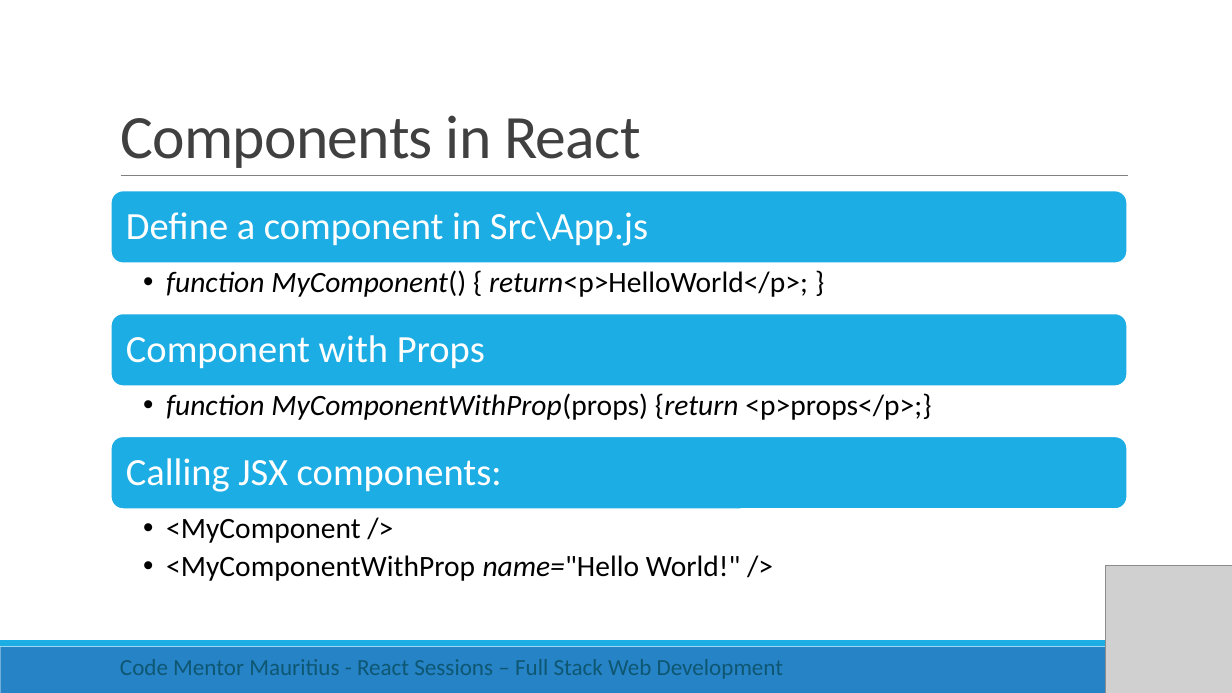
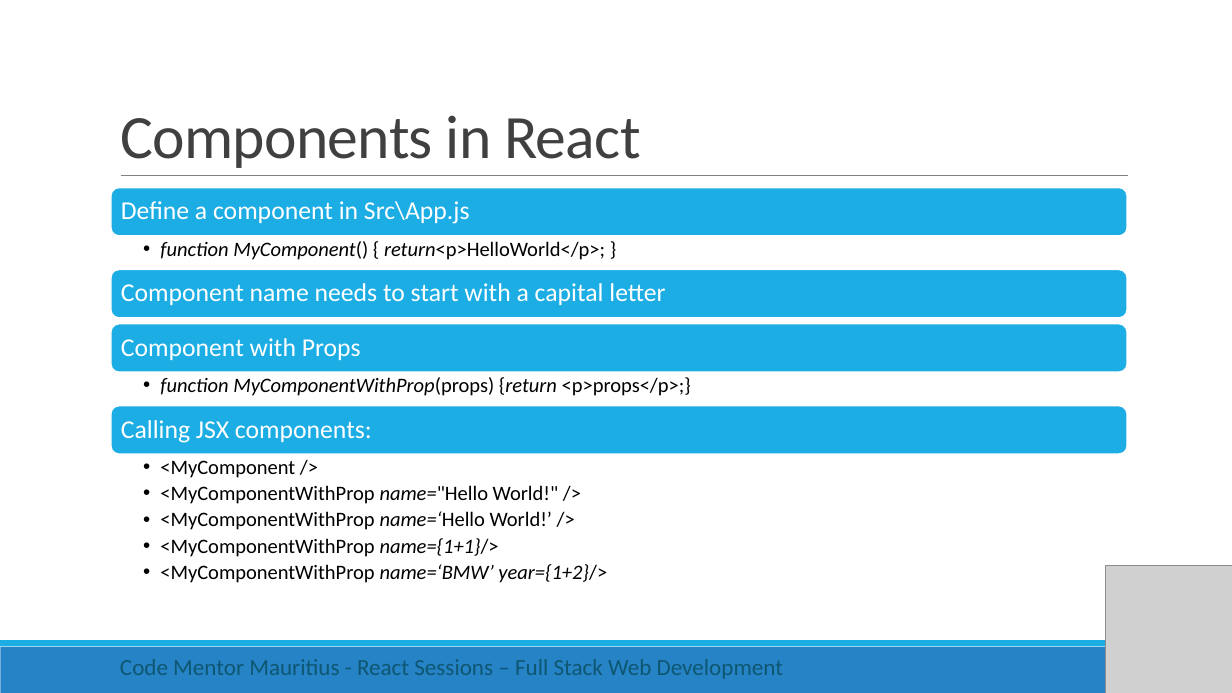
Before and after one commit to rishigujadhur1/Slides, a slide deck: slide 7 of React/React Session 1.pptx (slide 5 before the commit). Drawn at 1232x693 pixels with LibreOffice and Linux fonts; fonts in the diff are those of the drawing; grey boxes stand for pictures. Boxes give left, top, right and bottom in pixels: in the first picture for what was removed or moved away, otherwise in the second. Text is boxed around its words. In the diff, an @@ line names an element or a change of style, - is before the commit and + after.

Commit message:
Updated slides

```diff
--- a/React/React Session 1.pptx
+++ b/React/React Session 1.pptx
@@ rounded rectangle: place and size @@
-rounded rectangle at <box>111,190,1128,263</box>
+rounded rectangle at <box>111,188,1128,236</box>
@@ text "function MyComponent() { return<p>HelloWorld</p>; }" at <box>160,241,605,260</box>: size 23 to 16 pt; indent changed; less space between paragraphs @@
@@ text "function MyComponent() { return<p>HelloWorld</p>; }": place and size @@
-text "function MyComponent() { return<p>HelloWorld</p>; }" at <box>166,270,808,297</box>
+text "function MyComponent() { return<p>HelloWorld</p>; }" at <box>160,241,605,260</box>
@@ rounded rectangle added at <box>111,270,1128,318</box>, fill #1CADE4, outline #FFFFFF 1.25 pt @@
@@ text added at <box>121,283,665,305</box>, 20 pt, text #FFFFFF @@
+Component name needs to start with a capital letter
@@ rounded rectangle: place and size @@
-rounded rectangle at <box>111,313,1128,386</box>
+rounded rectangle at <box>111,323,1128,372</box>
@@ text "function MyComponentWithProp(props) {return <p>props</p>;}": place and size @@
-text "function MyComponentWithProp(props) {return <p>props</p>;}" at <box>166,393,931,420</box>
+text "function MyComponentWithProp(props) {return <p>props</p>;}" at <box>160,377,691,396</box>
@@ text "function MyComponentWithProp(props) {return <p>props</p>;}" at <box>160,377,691,396</box>: size 23 to 16 pt; indent changed; less space between paragraphs @@
@@ rounded rectangle: place and size @@
-rounded rectangle at <box>111,436,1128,509</box>
+rounded rectangle at <box>111,406,1128,454</box>
@@ size 30 to 20 pt; less space between paragraphs in 3 elements at <box>121,338,361,360</box>, <box>121,201,470,224</box>, <box>121,420,372,443</box> @@
@@ text "Calling JSX components:": place and size @@
-text "Calling JSX components:" at <box>126,458,502,492</box>
+text "Calling JSX components:" at <box>121,420,372,443</box>
@@ text "<MyComponent />": place and size @@
-text "<MyComponent />" at <box>166,519,741,581</box>
+text "<MyComponent />" at <box>160,460,607,583</box>
@@ text at <box>160,460,559,504</box>: size 23 to 16 pt in "<MyComponent />", "<MyComponentWithProp name="Hello World!" />"; indent changed; less space between paragraphs @@
@@ text at <box>160,511,607,583</box>: paragraphs added @@
+  • <MyComponentWithProp name=‘Hello World!’ />
+  • <MyComponentWithProp name={1+1}/>
+  • <MyComponentWithProp name=‘BMW’ year={1+2}/>
```
Also in this commit, not shown: 2 other slides changed, 5 slides added.
